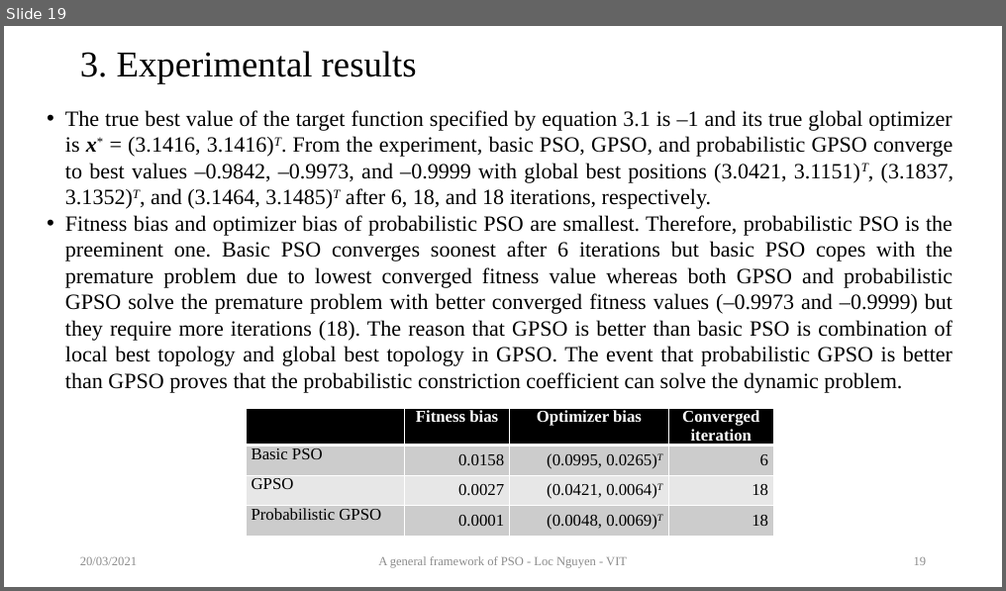
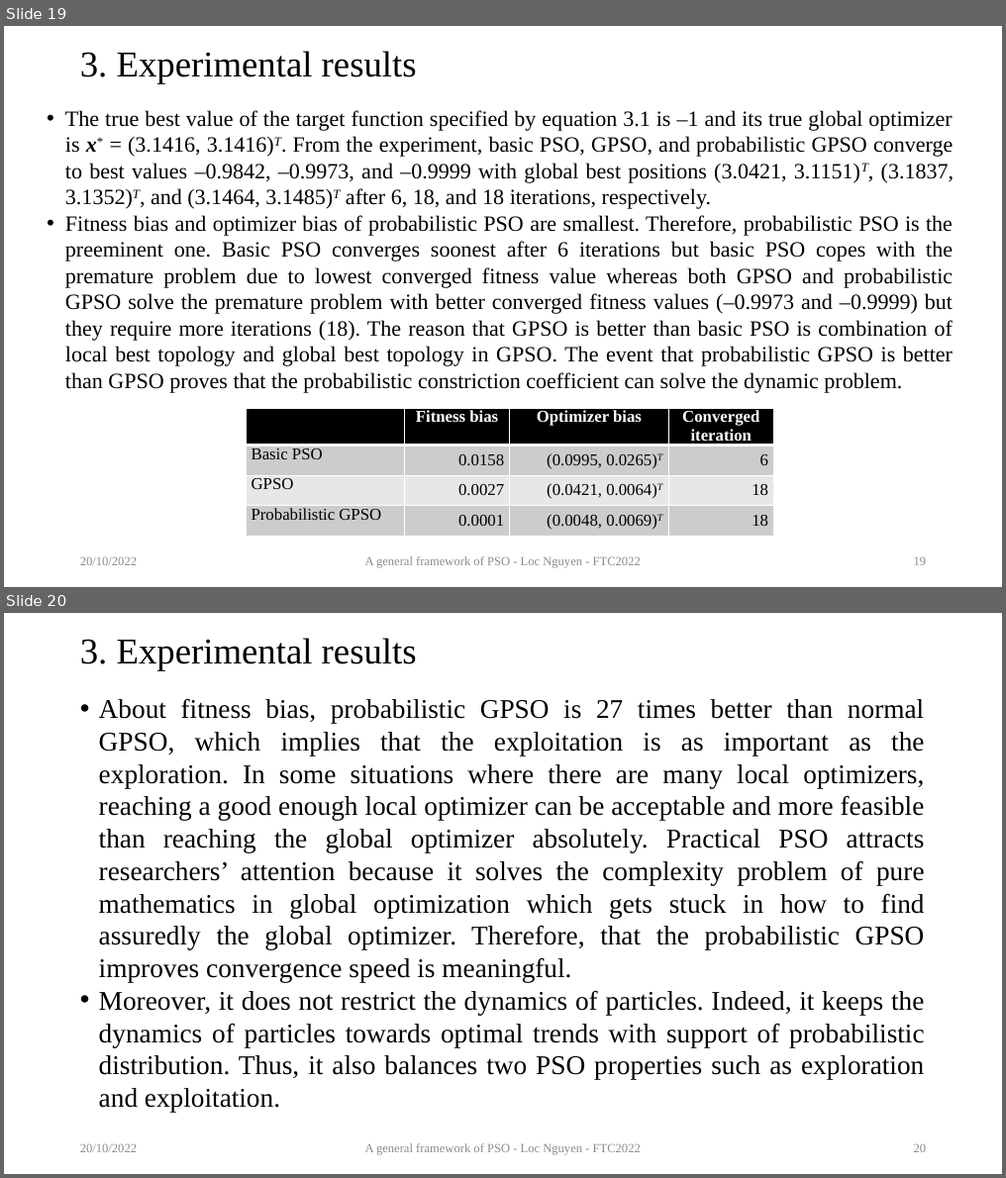
Before and after one commit to ngphloc/ai, a slide deck: 2_design/pso/GeneralPSO.pptx. Shown one above the other, each under a label of ours: slide 19 before the commit, slides 19 and 20 after it. The pictures are 1006x591 and 1006x1178 pixels, drawn with LibreOffice and Linux fonts; fonts in the diff are those of the drawing. Boxes give left, top, right and bottom in pixels: in the first picture for what was removed or moved away, otherwise in the second. Text is boxed around its words. In the diff, an @@ line names an element or a change of style, - is before the commit and + after.

```diff
--- a/2_design/pso/GeneralPSO.pptx
+++ b/2_design/pso/GeneralPSO.pptx
@@ slide 20 added at [4, 613, 1002, 1174], background #FFFFFF @@
@@ title added at [80, 638, 417, 671], 35 pt, text #000000 @@
+3. Experimental results
@@ text added at [99, 698, 925, 1112], 26 pt, text #000000 @@
+• About fitness bias, probabilistic GPSO is 27 times better than normal GPSO, which implies that the exploitation is as important as the exploration. In some situations where there are many local optimizers, reaching a good enough local optimizer can be acceptable and more feasible than reaching the global optimizer absolutely. Practical PSO attracts researchers’ attention because it solves the complexity problem of pure mathematics in global optimization which gets stuck in how to find assuredly the global optimizer. Therefore, that the probabilistic GPSO improves convergence speed is meaningful.
+• Moreover, it does not restrict the dynamics of particles. Indeed, it keeps the dynamics of particles towards optimal trends with support of probabilistic distribution. Thus, it also balances two PSO properties such as exploration and exploitation.
@@ text added at [80, 1145, 137, 1153], 12 pt, text #8C8C8C @@
+20/10/2022
@@ text added at [365, 1144, 641, 1156], 12 pt, text #8C8C8C @@
+A general framework of PSO - Loc Nguyen - FTC2022
@@ page number added at [914, 1145, 927, 1153], 12 pt, text #8C8C8C @@
+20
@@ slide 19 changed as well @@
@@ text at [80, 558, 137, 566]: text changed @@
-20/03/2021
+20/10/2022
@@ text at [365, 557, 641, 569]: text changed @@
-A general framework of PSO - Loc Nguyen - VIT
+A general framework of PSO - Loc Nguyen - FTC2022
```
Also in this commit, not shown: 21 other slides changed, 17 other files.
